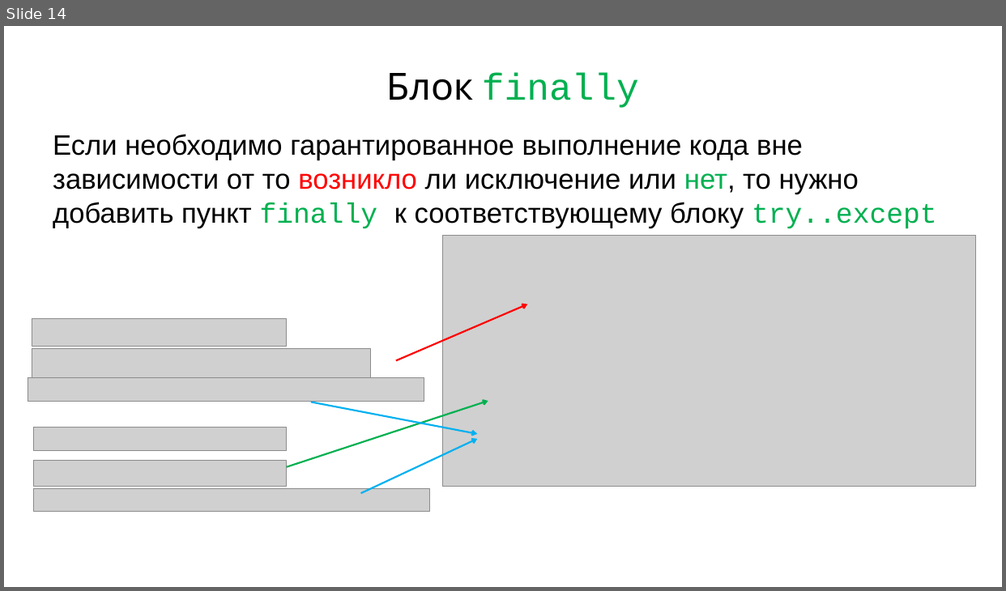
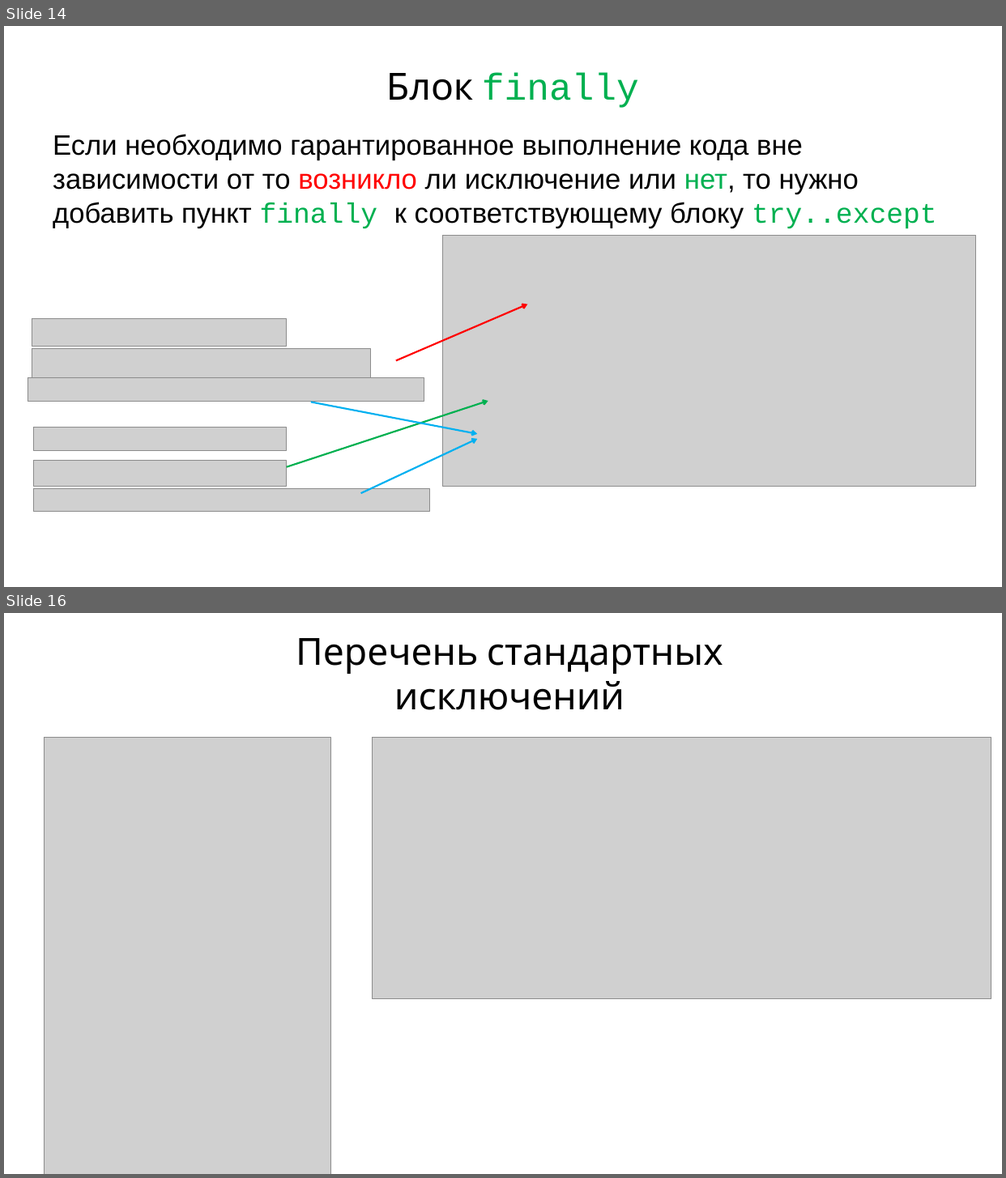
Before and after one commit to maxchv/LearnPython, a slide deck: week05/Exceptions.pptx. Shown one above the other, each under a label of ours: slide 14 before the commit, slides 14 and 16 after it; the slides between them are not shown. The pictures are 1006x591 and 1006x1178 pixels, drawn with LibreOffice and Linux fonts; fonts in the diff are those of the drawing; grey boxes stand for pictures. Boxes give left, top, right and bottom in pixels: in the first picture for what was removed or moved away, otherwise in the second. Text is boxed around its words. In the diff, an @@ line names an element or a change of style, - is before the commit and + after.

```diff
--- a/week05/Exceptions.pptx
+++ b/week05/Exceptions.pptx
@@ slide 16 added at [4,613,1002,1174], background #FFFFFF @@
@@ text added at [296,638,723,710], 48 pt, text #000000 @@
+Перечень стандартных исключений
@@ picture added at [44,737,330,1174] @@
@@ picture added at [373,737,991,999] @@
```
Also in this commit, not shown: 4 slides changed, 7 slides removed, 3 other files.
